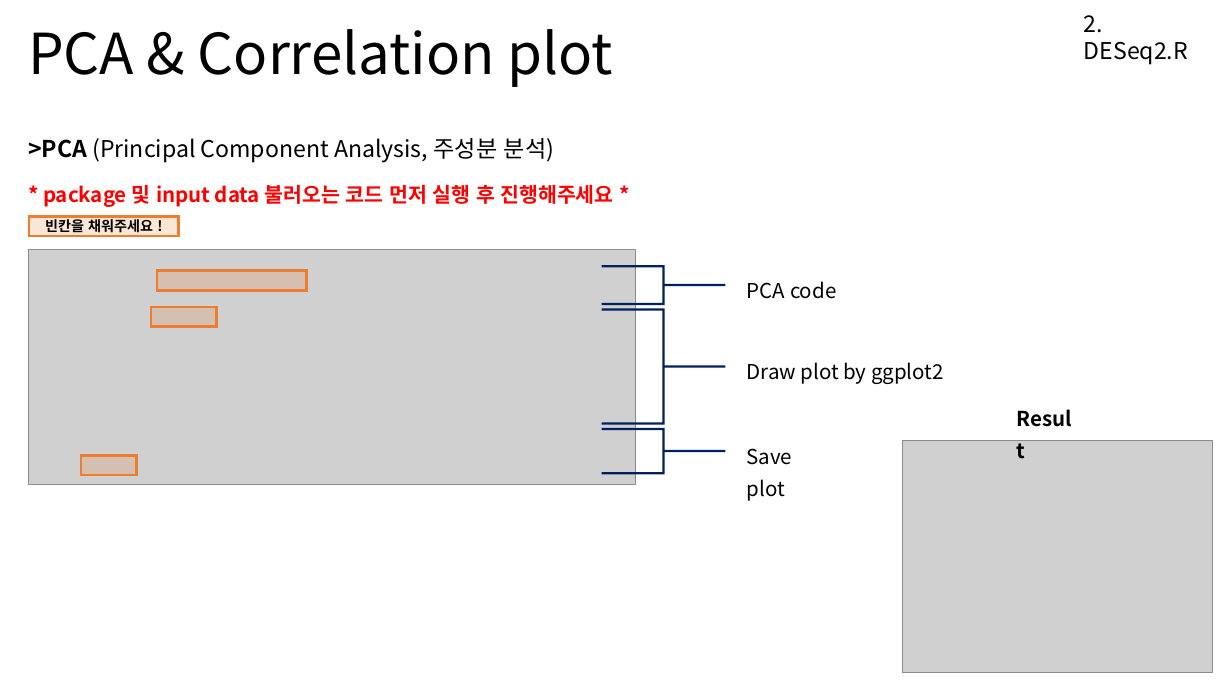
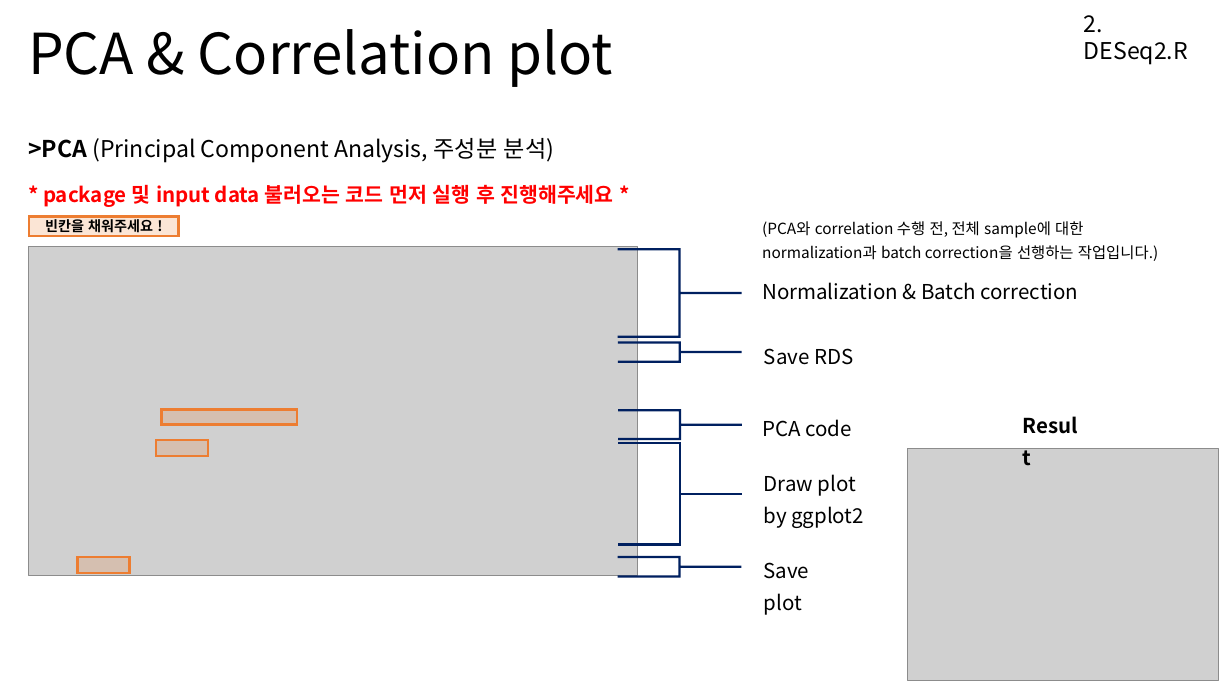
Before and after one commit to Khreat0205/Education_BulkRNAseq, a slide deck: slide 8 of Presentation/2. DESeq2.pptx (slide 6 before the commit). Drawn at 1232x693 pixels with LibreOffice and Linux fonts; fonts in the diff are those of the drawing; grey boxes stand for pictures. Boxes give left, top, right and bottom in pixels: in the first picture for what was removed or moved away, otherwise in the second. Text is boxed around its words. In the diff, an @@ line names an element or a change of style, - is before the commit and + after.

```diff
--- a/Presentation/2. DESeq2.pptx
+++ b/Presentation/2. DESeq2.pptx
@@ text added at <box>762,221,1158,261</box>, 12 pt, text #000000 @@
+(PCA와 correlation 수행 전, 전체 sample에 대한
+normalization과 batch correction을 선행하는 작업입니다.)
@@ picture: place and size @@
-picture at <box>29,250,636,483</box>
+picture at <box>29,247,637,576</box>
@@ right brace added at <box>617,250,741,336</box>, outline #002060 1.75 pt @@
@@ text added at <box>762,282,1078,300</box>, 16 pt, text #000000 @@
+Normalization & Batch correction
@@ right brace added at <box>618,343,742,362</box>, outline #002060 1.75 pt @@
@@ text added at <box>764,348,853,365</box>, 16 pt, text #000000 @@
+Save RDS
@@ rectangle: place and size @@
-rectangle at <box>157,271,307,290</box>
+rectangle at <box>162,409,297,425</box>
@@ right brace: place and size @@
-right brace at <box>602,266,726,304</box>
+right brace at <box>618,410,742,439</box>
@@ text "PCA code": place and size @@
-text "PCA code" at <box>747,281,836,299</box>
+text "PCA code" at <box>762,419,851,437</box>
@@ text "Result": place and size @@
-text "Result" at <box>1008,394,1087,435</box>
+text "Result" at <box>1014,402,1092,444</box>
@@ rectangle: place and size @@
-rectangle at <box>151,307,216,326</box>
+rectangle at <box>156,440,208,456</box>
@@ right brace: place and size @@
-right brace at <box>602,310,726,424</box>
+right brace at <box>618,443,742,544</box>
@@ picture: place and size @@
-picture at <box>903,440,1214,672</box>
+picture at <box>909,448,1219,680</box>
@@ text at <box>764,474,864,528</box>: text changed @@
-Draw plot by ggplot2
+Draw plot
+by ggplot2
@@ rectangle: place and size @@
-rectangle at <box>81,456,137,475</box>
+rectangle at <box>78,557,129,573</box>
@@ right brace: place and size @@
-right brace at <box>602,429,726,473</box>
+right brace at <box>617,557,741,577</box>
@@ text "Save plot": place and size @@
-text "Save plot" at <box>747,448,793,501</box>
+text "Save plot" at <box>764,562,810,615</box>
```
Also in this commit, not shown: 3 other slides changed, 1 slide removed.
